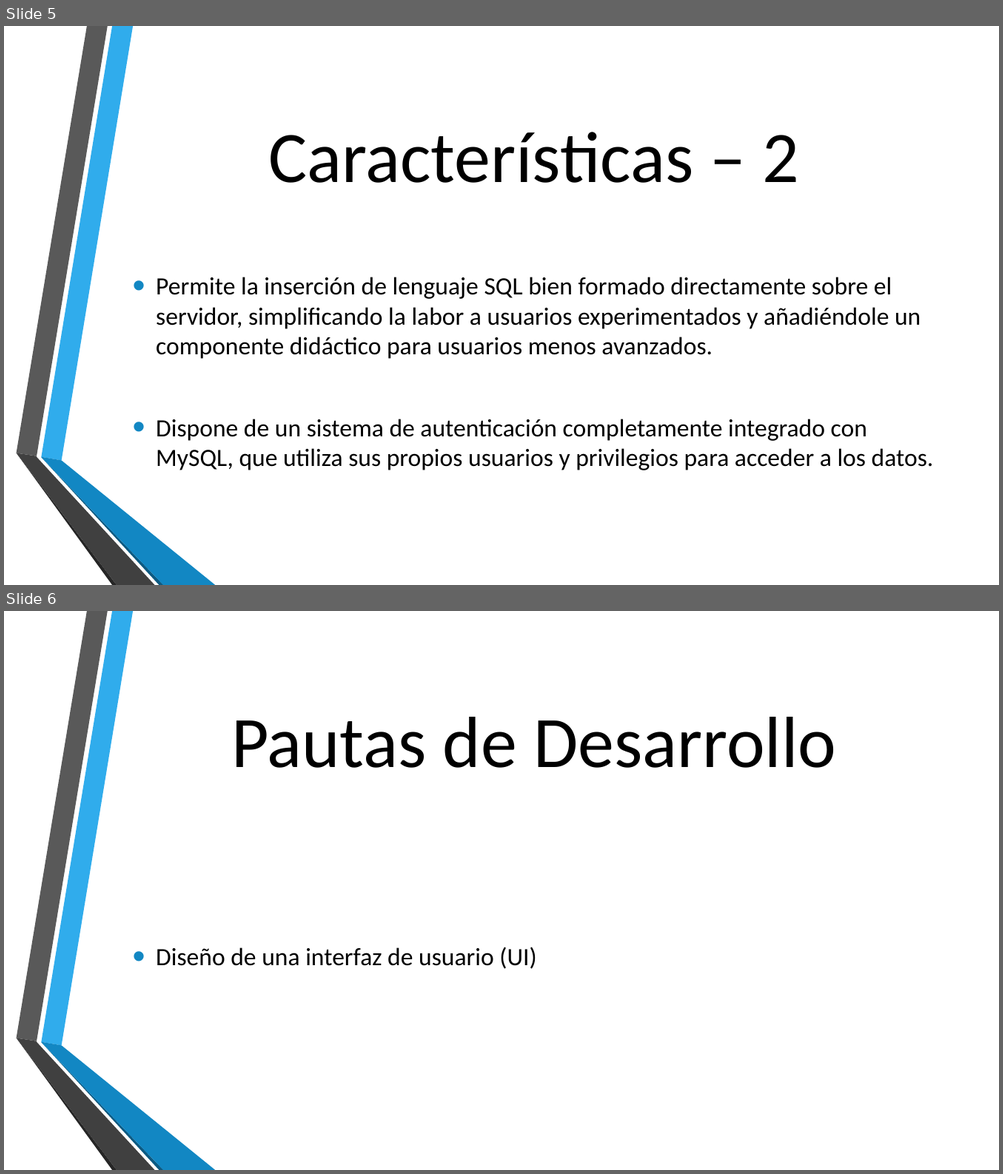
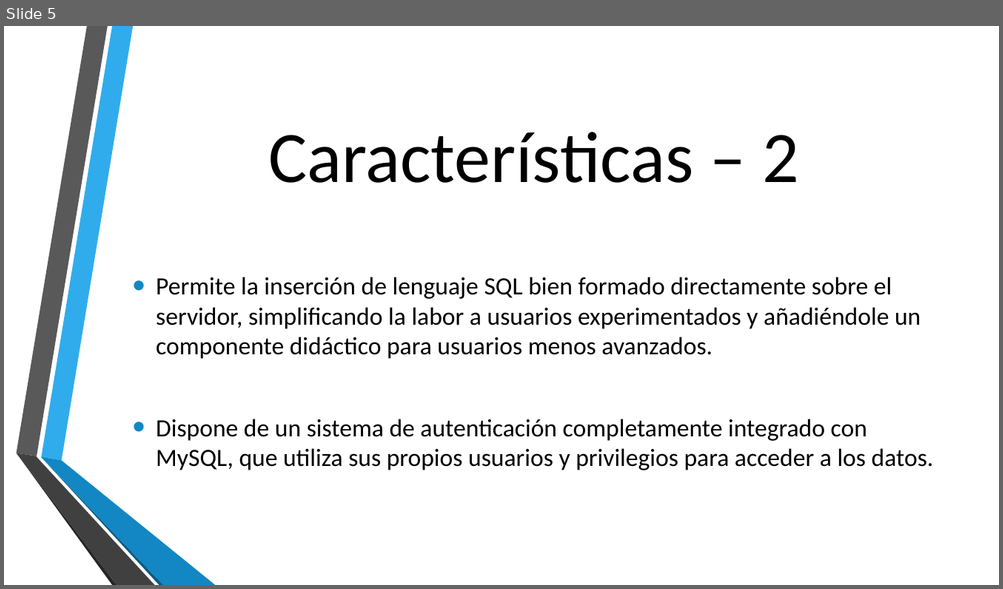
Before and after one commit to Sergy93/ProyectoDAM, a slide deck: JAVA DB MANAGER.pptx. Shown one above the other, each under a label of ours: slides 5 and 6 before the commit, slide 5 after it. The pictures are 1003x1174 and 1003x589 pixels, drawn with LibreOffice and Linux fonts; fonts in the diff are those of the drawing; background and template pictures are left out. Boxes give left, top, right and bottom in pixels: in the first picture for what was removed or moved away, otherwise in the second. Text is boxed around its words. In the diff, an @@ line names an element or a change of style, - is before the commit and + after.

```diff
--- a/JAVA DB MANAGER.pptx
+++ b/JAVA DB MANAGER.pptx
@@ slide 6 removed at bbox=[4, 611, 999, 1170], background picture (left out); not listed: 6 template elements that a slide beside it also shows @@
@@ title removed at bbox=[231, 717, 836, 768] @@
-Pautas de Desarrollo
@@ text removed at bbox=[156, 947, 536, 969] @@
-• Diseño de una interfaz de usuario (UI)
```
Also in this commit, not shown: 4 slides added, 1 other file.
